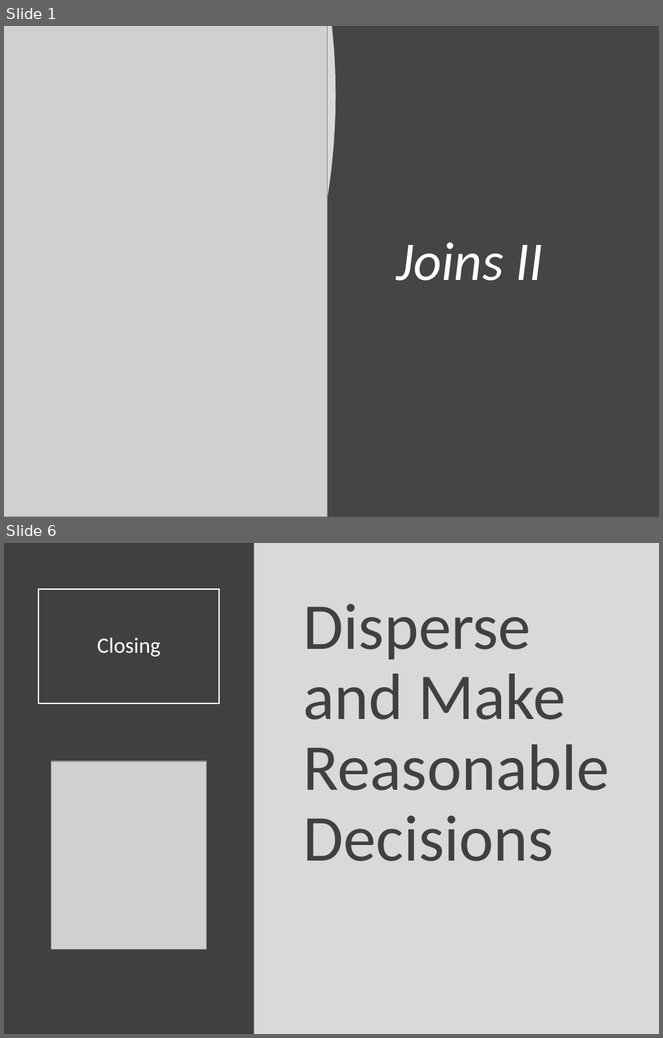
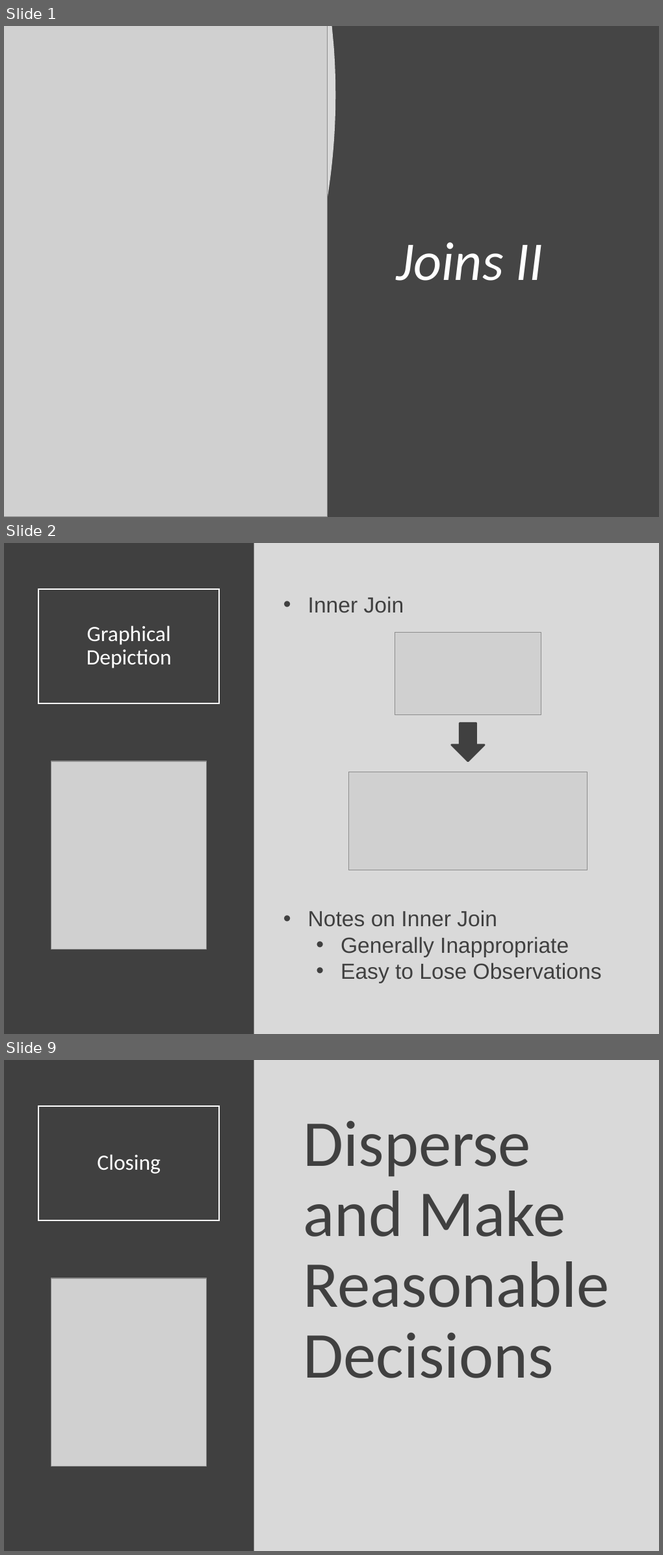
Before and after one commit to SuperMarioGiacomazzo/STOR320_WEBSITE, a slide deck: Lecture/Joins 2/Joins_2_Lecture.pptx. Shown one above the other, each under a label of ours: slides 1 and 6 before the commit, slides 1, 2 and 9 after it; the slides between them are not shown. The pictures are 663x1038 and 663x1555 pixels, drawn with LibreOffice and Linux fonts; fonts in the diff are those of the drawing; grey boxes stand for pictures. Boxes give left, top, right and bottom in pixels: in the first picture for what was removed or moved away, otherwise in the second. Text is boxed around its words. In the diff, an @@ line names an element or a change of style, - is before the commit and + after.

```diff
--- a/Lecture/Joins 2/Joins_2_Lecture.pptx
+++ b/Lecture/Joins 2/Joins_2_Lecture.pptx
@@ slide 2 added at (4,543,659,1034), background #D9D9D9 @@
@@ rectangle added at (4,543,254,1034), fill #404040 @@
@@ title added at (38,589,220,704), outline #FFFFFF 1.5 pt, 24 pt, text #FFFFFF @@
+Graphical Depiction
@@ text added at (308,596,602,984), 24 pt, text #404040 @@
+• Inner Join
+• Notes on Inner Join
+  • Generally Inappropriate
+  • Easy to Lose Observations
@@ picture added at (395,632,542,715) @@
@@ down arrow added at (451,723,484,761), fill #404040, outline #404040 2 pt @@
@@ picture added at (51,761,206,949) @@
@@ picture added at (348,772,588,871) @@
@@ what was slide 6 is now slide 9 @@
```
Also in this commit, not shown: 1 slide changed, 5 other slides added, 3 slides removed, 3 other files.
